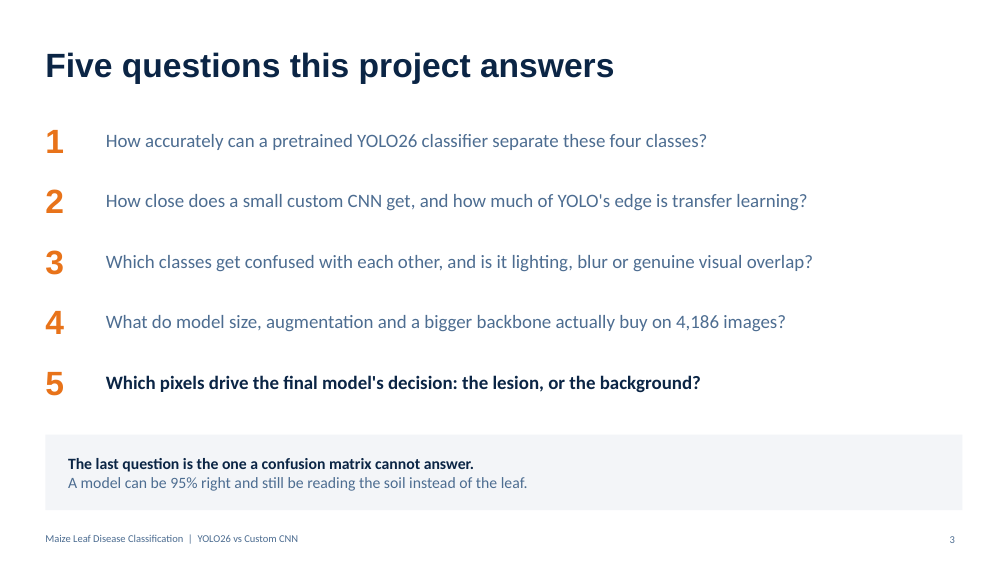
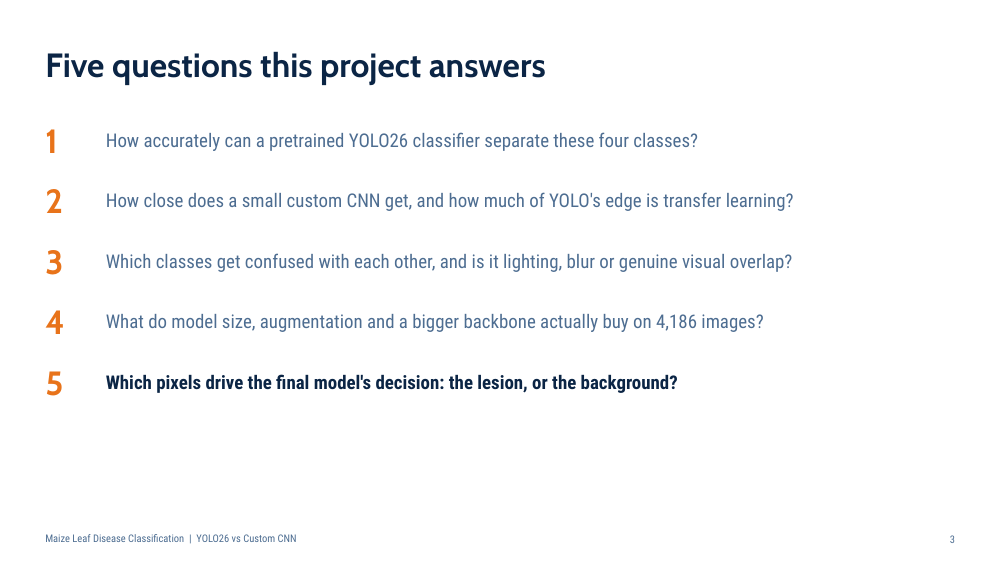
Before and after one commit to WillardDev/Maize-Disease-Detection, a slide deck: slide 3 of maize_disease.pptx. Drawn at 1008x567 pixels with LibreOffice and Linux fonts; fonts in the diff are those of the drawing. Boxes give left, top, right and bottom in pixels: in the first picture for what was removed or moved away, otherwise in the second. Text is boxed around its words. In the diff, an @@ line names an element or a change of style, - is before the commit and + after.

```diff
--- a/maize_disease.pptx
+++ b/maize_disease.pptx
@@ font Arial to Cabin in 6 elements at <box>45,51,546,85</box>, <box>45,129,57,153</box>, <box>45,189,63,213</box>, <box>45,250,63,275</box>, <box>45,310,65,334</box>, <box>45,371,63,396</box> @@
@@ rectangle removed at <box>45,435,963,510</box> @@
@@ text removed at <box>68,458,528,491</box> @@
-The last question is the one a confusion matrix cannot answer.
-A model can be 95% right and still be reading the soil instead of the leaf.
@@ font Calibri to Roboto Condensed in 6 elements at <box>106,132,698,151</box>, <box>106,192,794,211</box>, <box>106,253,793,272</box>, <box>106,314,763,332</box>, <box>106,374,678,393</box>, <box>45,534,297,542</box> @@
```
Also in this commit, not shown: 17 other slides changed, 1 slide added, 1 slide removed.
